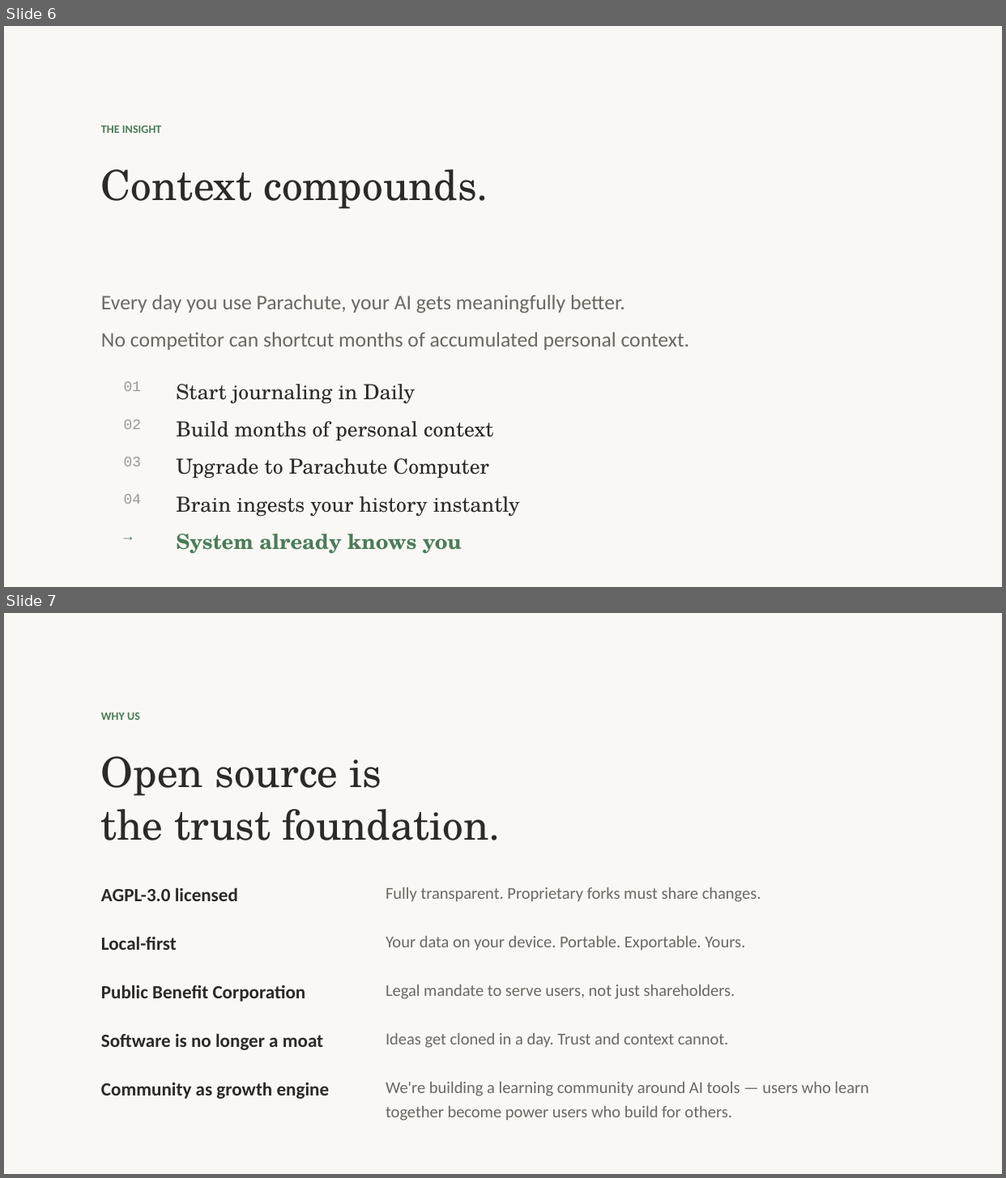
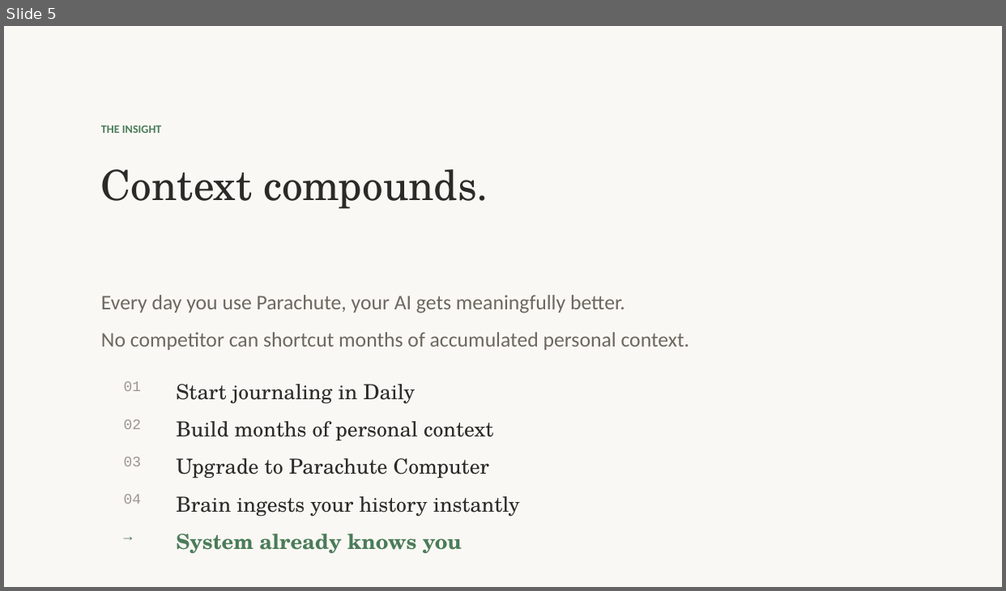
Before and after one commit to OpenParachutePBC/parachute-computer, a slide deck: nvc-pitch-deck.pptx. Shown one above the other, each under a label of ours: slides 6 and 7 before the commit, slide 5 after it. The pictures are 1006x1178 and 1006x591 pixels, drawn with LibreOffice and Linux fonts; fonts in the diff are those of the drawing. Boxes give left, top, right and bottom in pixels: in the first picture for what was removed or moved away, otherwise in the second. Text is boxed around its words. In the diff, an @@ line names an element or a change of style, - is before the commit and + after.

```diff
--- a/nvc-pitch-deck.pptx
+++ b/nvc-pitch-deck.pptx
@@ slide 7 removed at bbox=[4, 613, 1002, 1174], background #FAF8F4 @@
@@ text removed at bbox=[101, 713, 140, 720] @@
-WHY US
@@ text removed at bbox=[101, 756, 501, 841] @@
-Open source is
-the trust foundation.
@@ text removed at bbox=[101, 888, 238, 901] @@
-AGPL-3.0 licensed
@@ text removed at bbox=[386, 888, 761, 902] @@
-Fully transparent. Proprietary forks must share changes.
@@ text removed at bbox=[101, 936, 177, 950] @@
-Local-first
@@ text removed at bbox=[386, 936, 745, 951] @@
-Your data on your device. Portable. Exportable. Yours.
@@ text removed at bbox=[101, 985, 306, 1002] @@
-Public Benefit Corporation
@@ text removed at bbox=[386, 985, 735, 999] @@
-Legal mandate to serve users, not just shareholders.
@@ text removed at bbox=[101, 1033, 323, 1050] @@
-Software is no longer a moat
@@ text removed at bbox=[386, 1033, 729, 1048] @@
-Ideas get cloned in a day. Trust and context cannot.
@@ text removed at bbox=[101, 1082, 330, 1099] @@
-Community as growth engine
@@ text removed at bbox=[386, 1082, 869, 1121] @@
-We're building a learning community around AI tools — users who learn together become power users who build for others.
@@ what was slide 6 is now slide 5 @@
```
Also in this commit, not shown: 6 slides changed, 1 other slide removed, 2 other files.
